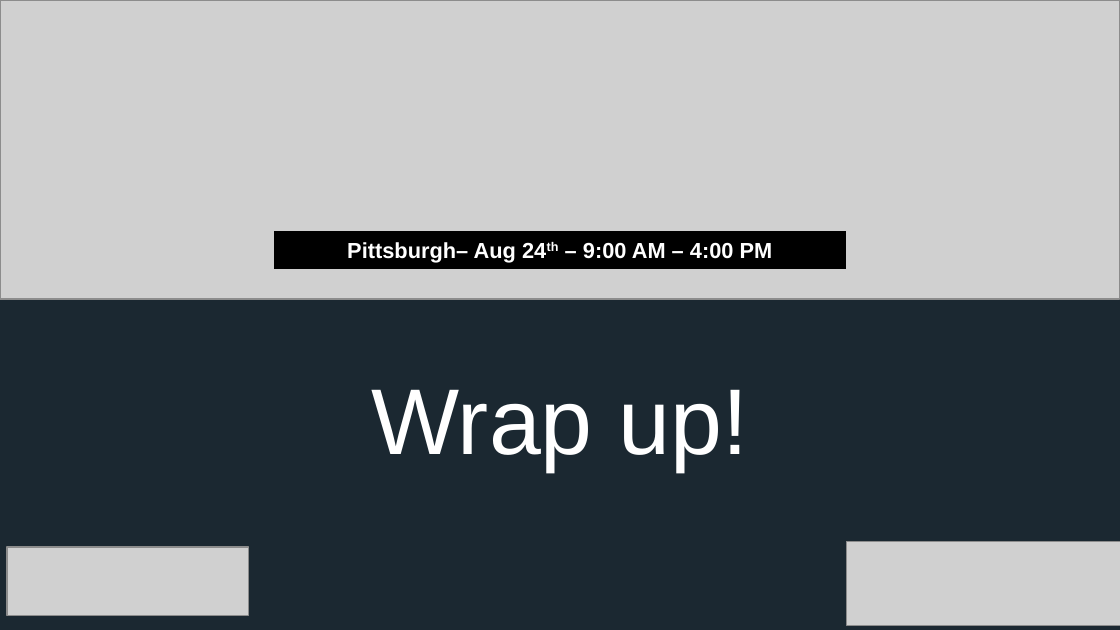
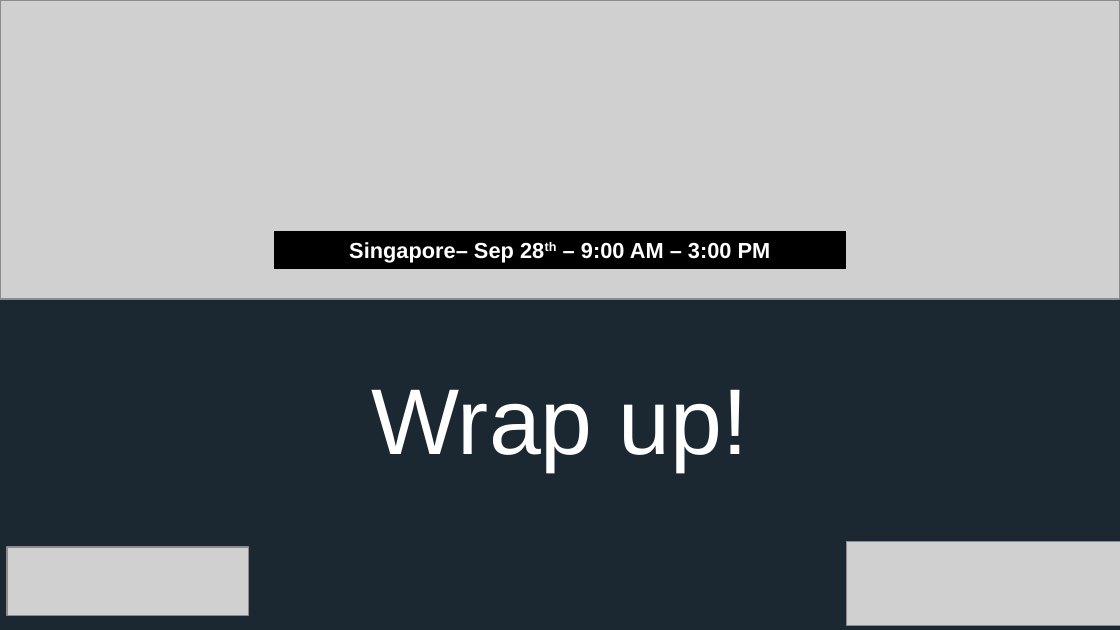
Before and after one commit to appalrpivotal/PCF-Workshop-ESI, a slide deck: slide 2 of presentations/6-Wrapup.pptx. Drawn at 1120x630 pixels with LibreOffice and Linux fonts; fonts in the diff are those of the drawing; grey boxes stand for pictures; background and template pictures are left out; a plain dark background stands for a picture behind light text. Boxes give left, top, right and bottom in pixels: in the first picture for what was removed or moved away, otherwise in the second. Text is boxed around its words. In the diff, an @@ line names an element or a change of style, - is before the commit and + after.

Commit message:
Updated for Singapore Workshop

```diff
--- a/presentations/6-Wrapup.pptx
+++ b/presentations/6-Wrapup.pptx
@@ text in rectangle at (349, 242, 771, 263): text changed @@
-Pittsburgh– Aug 24th – 9:00 AM – 4:00 PM
+Singapore– Sep 28th – 9:00 AM – 3:00 PM
```
Also in this commit, not shown: 1 other slide changed.
